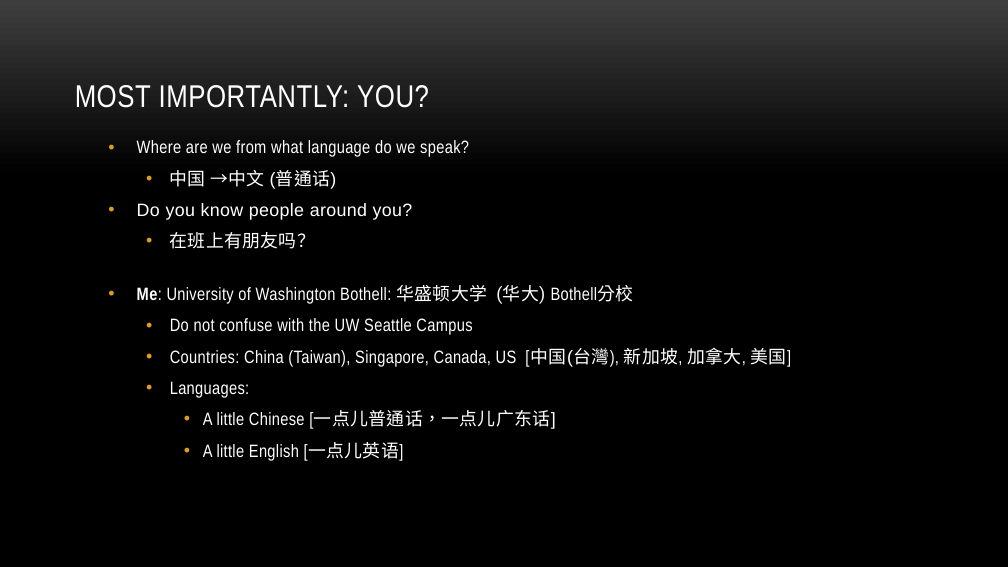
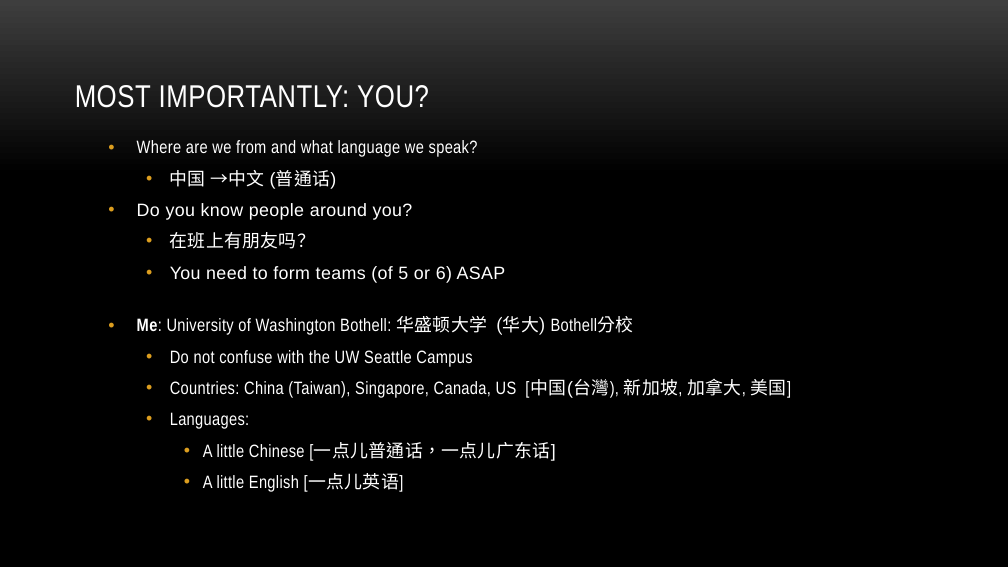
Before and after one commit to myuwbclasses/IntroGameDev-XJTU, a slide deck: slide 2 of PPT/Intro.pptx. Drawn at 1008x567 pixels with LibreOffice and Linux fonts; fonts in the diff are those of the drawing; background and template pictures are left out. Boxes give left, top, right and bottom in pixels: in the first picture for what was removed or moved away, otherwise in the second. Text is boxed around its words. In the diff, an @@ line names an element or a change of style, - is before the commit and + after.

```diff
--- a/PPT/Intro.pptx
+++ b/PPT/Intro.pptx
@@ text at [137, 140, 478, 157]: text changed @@
-• Where are we from what language do we speak?
+• Where are we from and what language we speak?
@@ text at [170, 266, 506, 283]: paragraph added @@
+  • You need to form teams (of 5 or 6) ASAP
```
Also in this commit, not shown: 7 other slides changed, 2 slides added, 1 slide removed.
